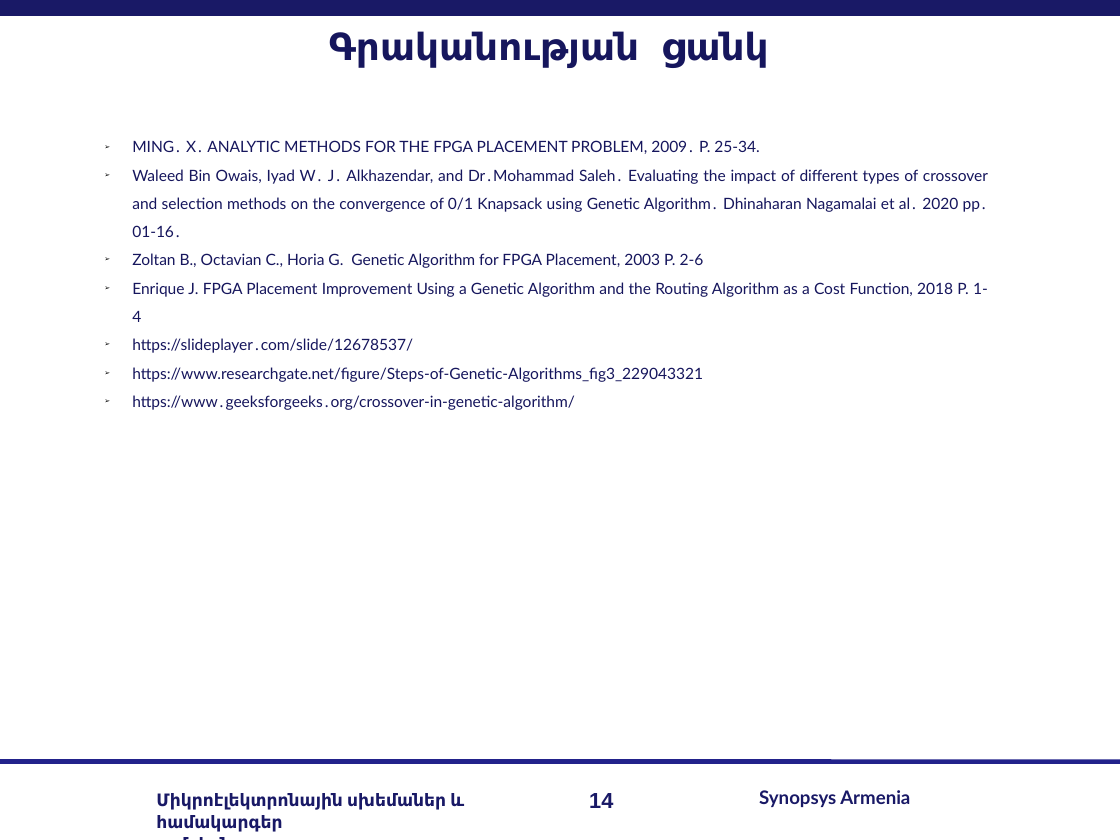
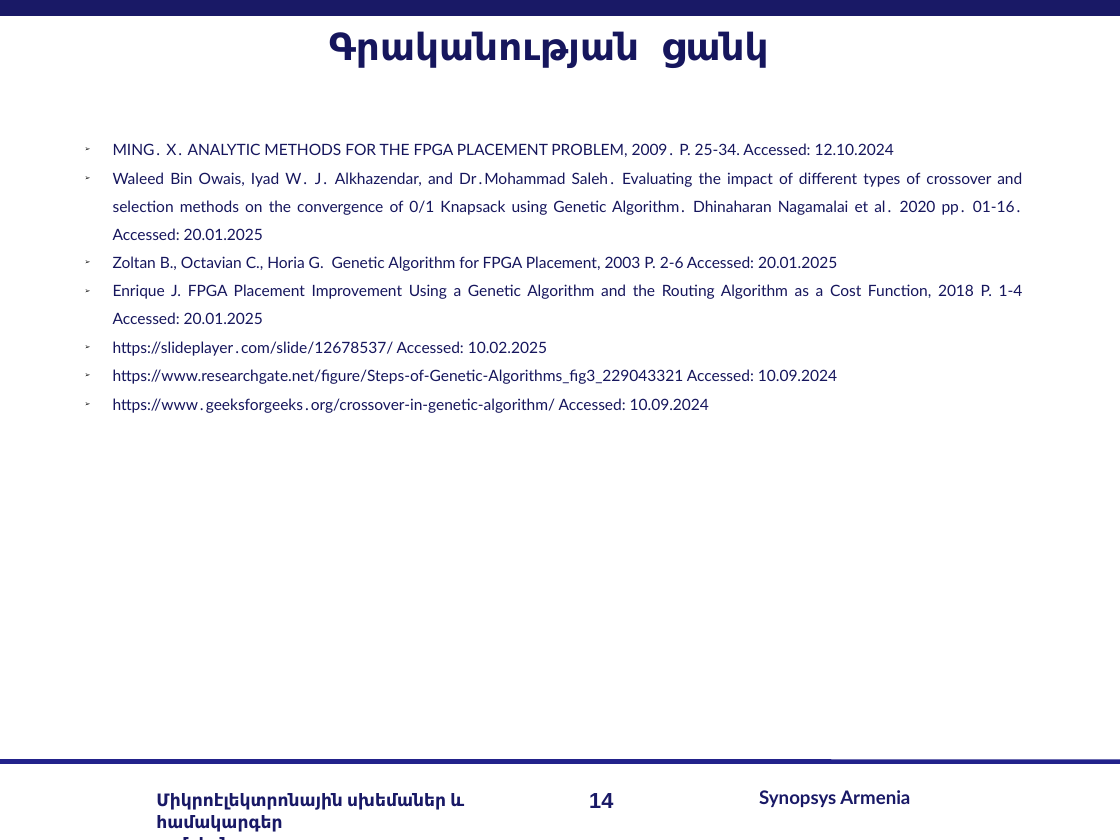
Before and after one commit to lomikist/diploma, a slide deck: slide 14 of reserches/հիմնական/Arman Sargsyan.odp. Drawn at 1120x840 pixels with LibreOffice and Linux fonts; fonts in the diff are those of the drawing; background and template pictures are left out. Boxes give left, top, right and bottom in pixels: in the first picture for what was removed or moved away, otherwise in the second. Text is boxed around its words. In the diff, an @@ line names an element or a change of style, - is before the commit and + after.

```diff
--- a/reserches/հիմնական/Arman Sargsyan.odp
+++ b/reserches/հիմնական/Arman Sargsyan.odp
@@ text at [113, 143, 1023, 413]: text changed @@
-➢ MING․ X․ ANALYTIC METHODS FOR THE FPGA PLACEMENT PROBLEM, 2009․ P. 25-34.
-➢ Waleed Bin Owais, Iyad W․ J․ Alkhazendar, and Dr․Mohammad Saleh․ Evaluating the impact of different types of crossover and selection methods on the convergence of 0/1 Knapsack using Genetic Algorithm․ Dhinaharan Nagamalai et al․ 2020 pp․ 01-16․
-➢ Zoltan B., Octavian C., Horia G. Genetic Algorithm for FPGA Placement, 2003 P. 2-6
-➢ Enrique J. FPGA Placement Improvement Using a Genetic Algorithm and the Routing Algorithm as a Cost Function, 2018 P. 1-4
-➢ https://slideplayer․com/slide/12678537/
-➢ https://www.researchgate.net/figure/Steps-of-Genetic-Algorithms_fig3_229043321
-➢ https://www․geeksforgeeks․org/crossover-in-genetic-algorithm/
+➢ MING․ X․ ANALYTIC METHODS FOR THE FPGA PLACEMENT PROBLEM, 2009․ P. 25-34. Accessed: 12.10.2024
+➢ Waleed Bin Owais, Iyad W․ J․ Alkhazendar, and Dr․Mohammad Saleh․ Evaluating the impact of different types of crossover and selection methods on the convergence of 0/1 Knapsack using Genetic Algorithm․ Dhinaharan Nagamalai et al․ 2020 pp․ 01-16․ Accessed: 20.01.2025
+➢ Zoltan B., Octavian C., Horia G. Genetic Algorithm for FPGA Placement, 2003 P. 2-6 Accessed: 20.01.2025
+➢ Enrique J. FPGA Placement Improvement Using a Genetic Algorithm and the Routing Algorithm as a Cost Function, 2018 P. 1-4 Accessed: 20.01.2025
+➢ https://slideplayer․com/slide/12678537/ Accessed: 10.02.2025
+➢ https://www.researchgate.net/figure/Steps-of-Genetic-Algorithms_fig3_229043321 Accessed: 10.09.2024
+➢ https://www․geeksforgeeks․org/crossover-in-genetic-algorithm/ Accessed: 10.09.2024
```
Also in this commit, not shown: 8 other slides changed, 1 slide added, 1 slide removed, 4 other files.
